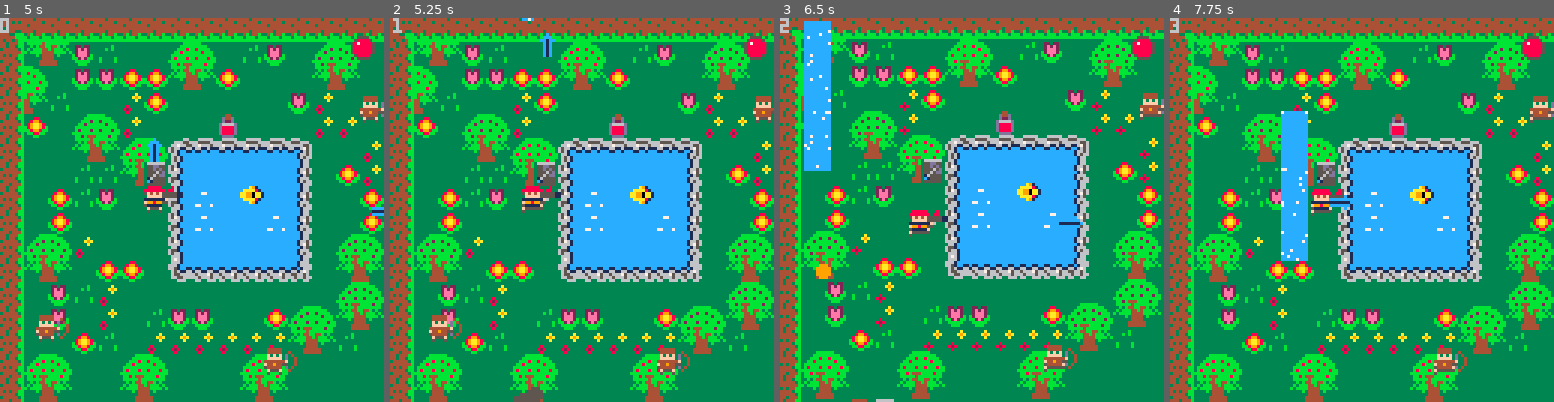
Above: before the commit, frames 1-4 (left to right).
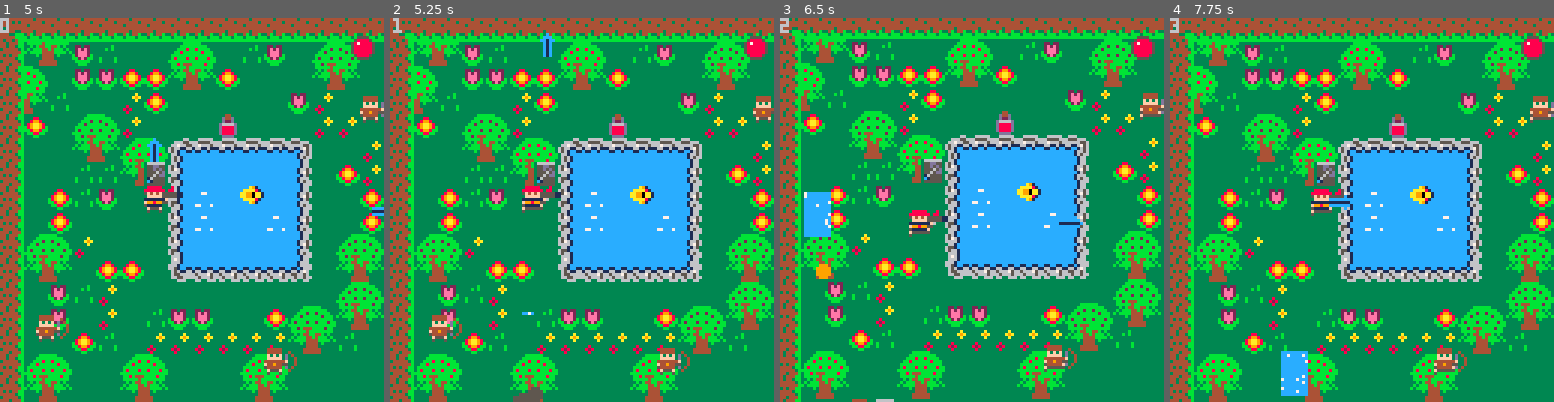
Above: after the commit, the same moments.

Repository: JasonHaenlin/pico-8-sophiaquest
Game: PICO-8 cartridge sophiaquest.p8
Two runs of this game, one before a commit and one after it. Both use one fixed random seed, a clock stepped at 60 frames per second and the inputs below.
Inputs:
- Up to frame 1 (5 s): tap X (X key) at 0.33, 1.07, 1.85, 2.97, 4.08 s; tap O (Z key) at 0.7, 1.7, 2.1, 2.5, 2.9, 3.3, 3.7, 4.1, 4.5, 4.9 s; hold Right 1.6-2.1 s; hold Up 2.15-2.42 s; hold Right 2.47-3.03 s; hold Left 3.08-3.58 s; hold Down 3.63-3.97 s; hold Right 4.02-4.68 s; hold Up from 4.73 s (still down)
- Up to frame 2 (5.25 s): release Up at 5.03 s; hold Left from 5.08 s (still down); tap X (X key) at 5.2 s
- Up to frame 3 (6.5 s): tap O (Z key) at 5.3, 5.7, 6.1 s; release Left at 5.68 s; hold Down 5.73-6.03 s; hold Right from 6.08 s (still down); tap X (X key) at 6.32 s
- Up to frame 4 (7.75 s): tap O (Z key) every 0.4 s from 6.5 to 7.7 s; release Right at 6.58 s; hold Right 6.63-7.13 s; hold Up 7.18-7.45 s; tap X (X key) at 7.43 s; hold Right from 7.5 s (still down)

Frame 1 is identical in both runs. In frame 2, less than 0.1% of the frame differs, in the area x 34-38%, y 0-78%; in frame 3, 3.6%, in the area x 6-14%, y 0-58%; in frame 4, 3.6%.

Commit message:
change the waterfall

Diff:
--- a/sophiaquest.p8
+++ b/sophiaquest.p8
@@ -219,7 +219,7 @@
  if (#thunders > 100) return
  local thunder = {}
  thunder.x = x+(rnd(10)-5)
- thunder.y = y
+ thunder.y = fp.y
  thunder.pos = {{x=thunder.x,y=thunder.y}}
  thunder.c = 10
  thunder.p = p
@@ -233,14 +233,14 @@
   if (#showers > 100) return {pos={}}
   local shower = {}
   shower.x = x
-  shower.y = y
+  shower.y = y-30
   shower.pos = {}
   for r=x-(p/2),x+(p/2)do
    add(shower.pos, {x=r,y=shower.y,time=5})
   end
   shower.c = 12
   shower.p = p+5
-  shower.h = h or 10
+  shower.h = 30
   add(showers, shower)
   -- sfx(8)
   return shower
@@ -440,7 +440,7 @@
    -- dfx_explosion(p.x,p.y,5)
    local target = target_nearest_one(50)
    if (target.x ~= nil) then
-    p.weapon.dfx(target.x,fp.y,3,abs(fp.y-target.y))
+    p.weapon.dfx(target.x,target.y,3,abs(fp.y-target.y))
     target.health -= 10
     check_actor_health(target)
    else
@@ -716,7 +716,7 @@
     xy.time -= 1
    end
   end
-  for i=1,10 do
+  for i=1,3 do
    if (s.h < 5) s.p +=1
    s.y += 1
    s.h -= 1
